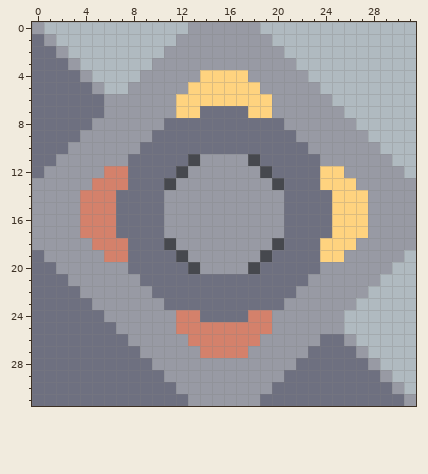
A pixel-art sprite gets an edit: sprites-override/blocks/storage/unloader.png. Above, as it was before the edit.
The file is 32x32 pixels.
Once edited:
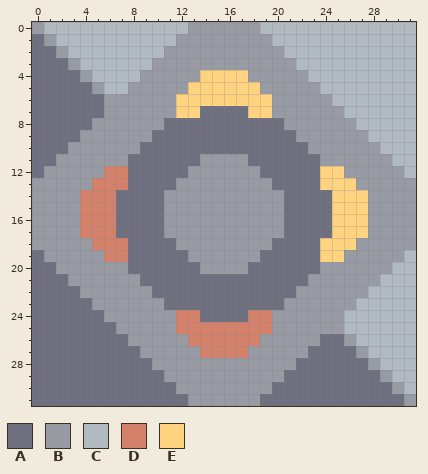
Palette (. is transparent): A #6e7080  B #989aa4  C #b0bac0  D #d4816b  E #ffd37f
What changed:
y 11: x 13 . -> A; x 18 . -> A
y 12: x 12 . -> A; x 19 . -> A
y 13: x 11 . -> A; x 20 . -> A
y 18: x 11 . -> A; x 20 . -> A
y 19: x 12 . -> A; x 19 . -> A
y 20: x 13 . -> A; x 18 . -> A
Changed places in both pictures, as pixel boxes (x1, y1, x2, y2):
added: (164, 154, 200, 190)
added: (248, 154, 284, 190)
added: (164, 238, 200, 274)
added: (248, 238, 284, 274)
